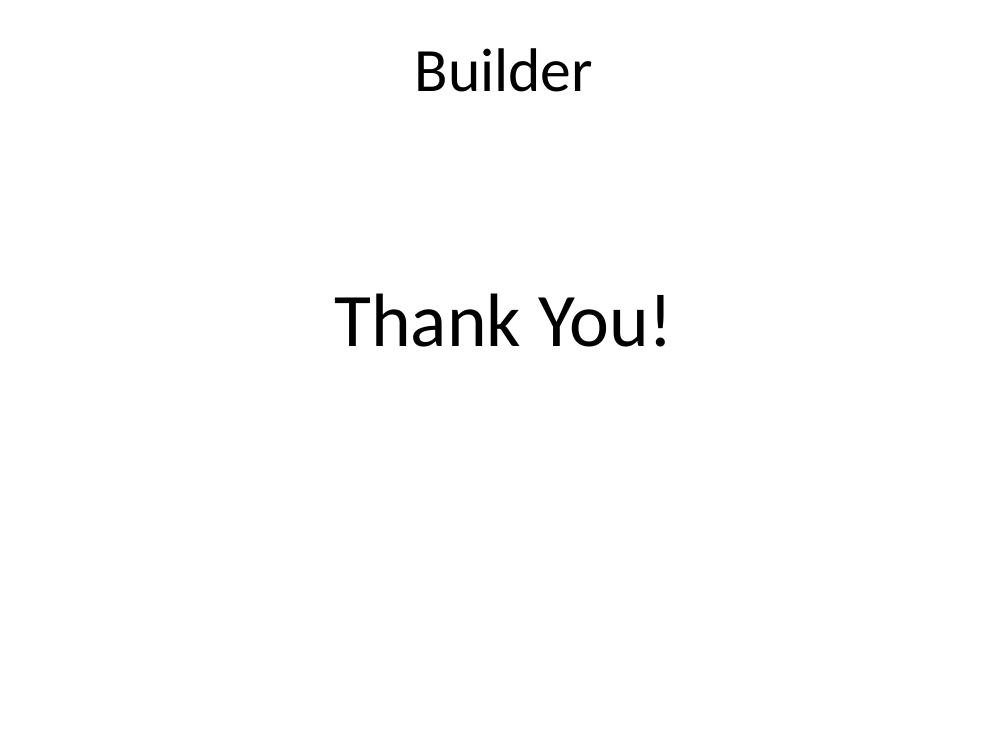
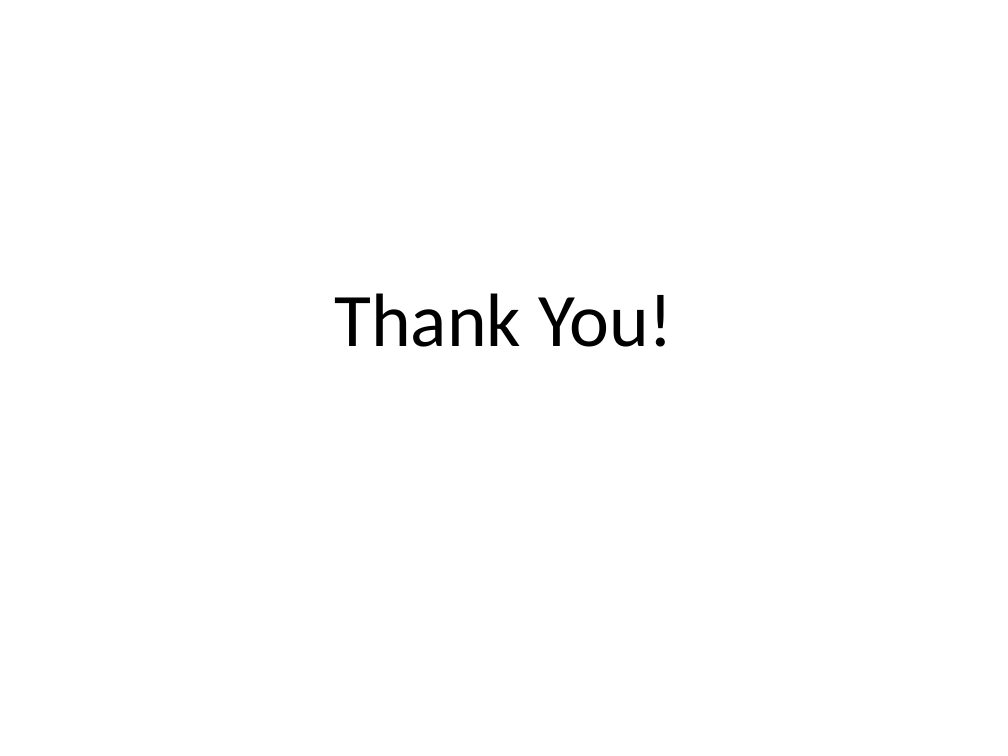
Before and after one commit to PlumpMath/DesignPattern-956, a slide deck: slide 21 of _Doc/DesignPattern.P2.Creational(Bulder).pptx. Drawn at 1008x756 pixels with LibreOffice and Linux fonts; fonts in the diff are those of the drawing. Boxes give left, top, right and bottom in pixels: in the first picture for what was removed or moved away, otherwise in the second. Text is boxed around its words. In the diff, an @@ line names an element or a change of style, - is before the commit and + after.

Commit message:
Updated Builder PPT; Added draft Singleton PPT.

```diff
--- a/_Doc/DesignPattern.P2.Creational(Bulder).pptx
+++ b/_Doc/DesignPattern.P2.Creational(Bulder).pptx
@@ text removed at box(415, 48, 593, 92) @@
-Builder
```
Also in this commit, not shown: 5 other slides changed, 1 other file.
